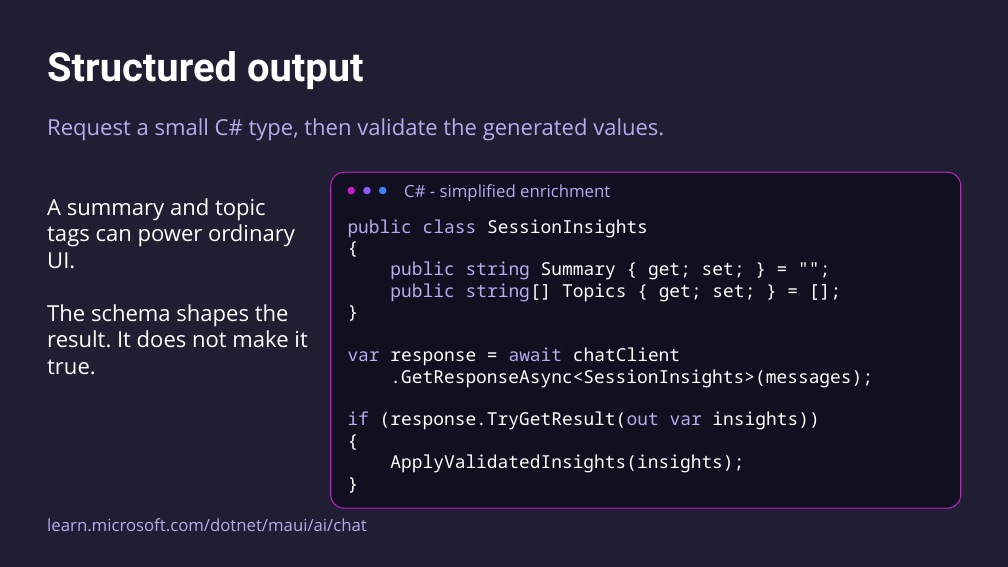
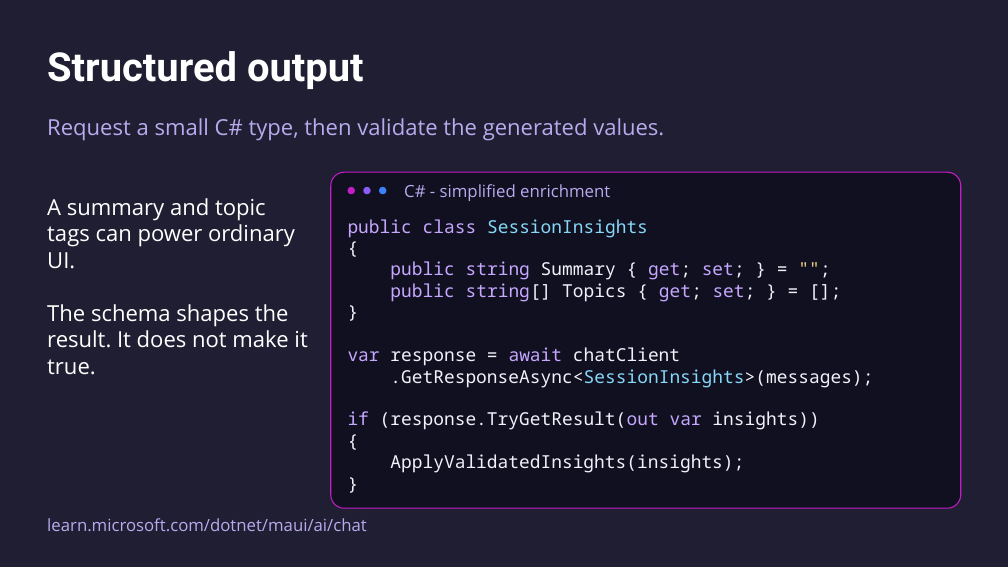
Before and after one commit to mattleibow/dotnetconf2026, a slide deck: slide 19 of slides.pptx. Drawn at 1008x567 pixels with LibreOffice and Linux fonts; fonts in the diff are those of the drawing. Boxes give left, top, right and bottom in pixels: in the first picture for what was removed or moved away, otherwise in the second. Text is boxed around its words. In the diff, an @@ line names an element or a change of style, - is before the commit and + after.

```diff
--- a/slides.pptx
+++ b/slides.pptx
@@ text "public class SessionInsights" at (x1=348, y1=219, x2=873, y2=473): text colour #B9AAEE to #C6A7FF in "public class", "public string", "public string[]", "var await" and 1 more places; text colour #FFFFFF to #86D8F7 in "SessionInsights", ".GetResponseAsync<SessionInsights>(messages);"; text colour #FFFFFF to #F2F1FA in "{", "Summary { get; set; } = "";", "string[] Topics { get; set; } = ...", "}" and 6 more places; text colour #FFFFFF to #C6A7FF in "get; set;", "get; set;"; text colour #FFFFFF to #F4D387 in """;" @@
```
Also in this commit, not shown: 15 other slides changed.
